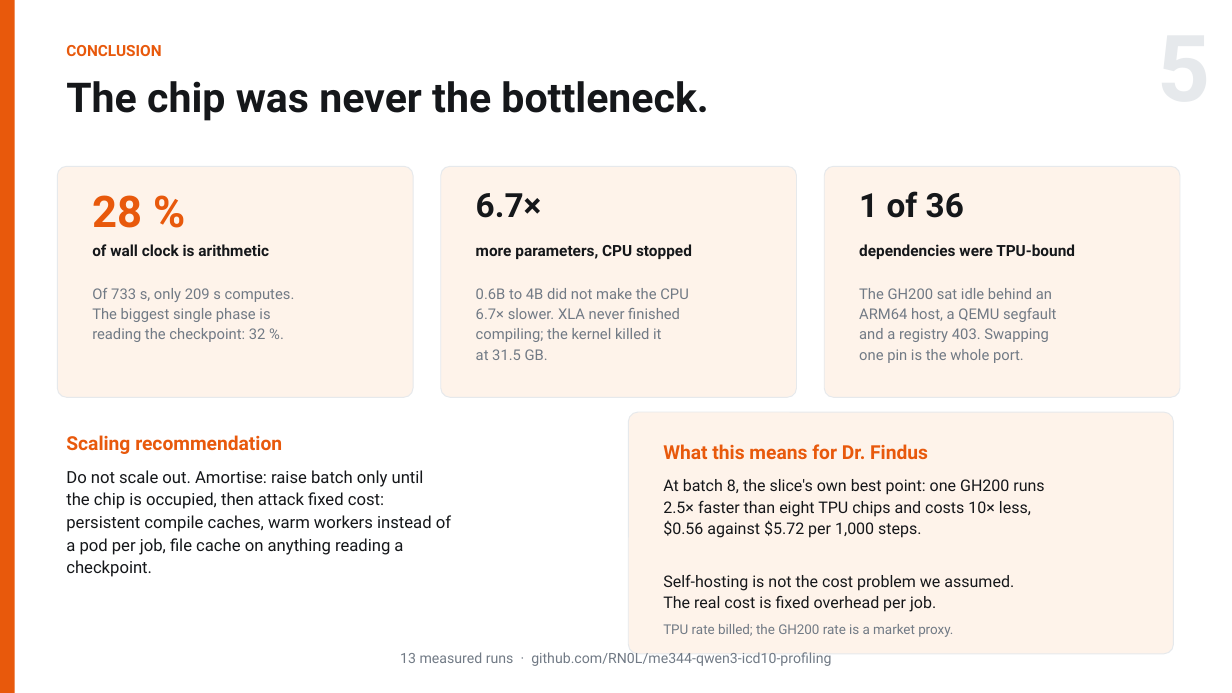
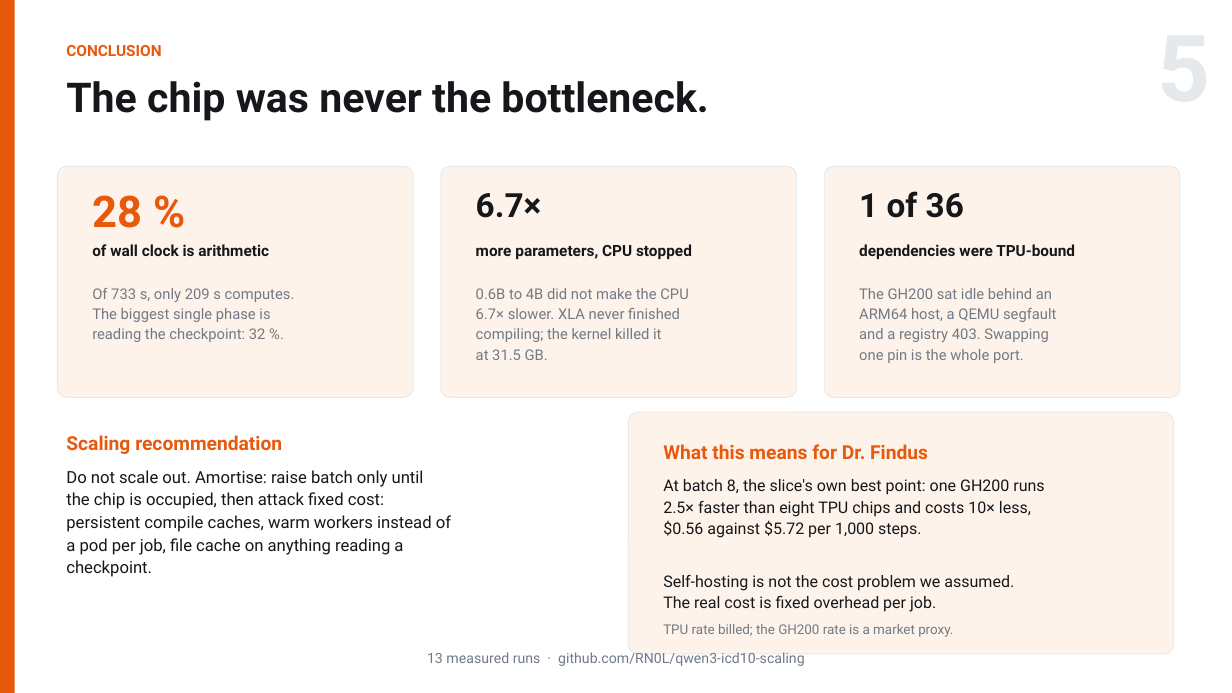
Before and after one commit to RN0L/qwen3-icd10-scaling, a slide deck: slide 5 of slides/ME344_Final_Arnold_Hambuch.pptx. Drawn at 1232x693 pixels with LibreOffice and Linux fonts; fonts in the diff are those of the drawing. Boxes give left, top, right and bottom in pixels: in the first picture for what was removed or moved away, otherwise in the second. Text is boxed around its words. In the diff, an @@ line names an element or a change of style, - is before the commit and + after.

Commit message:
Point the deck footer and the clone command at the current repo name
The repository was renamed, so the closing slide's footer and the clone command
in the README still named the old one. Deck and PDF rebuilt from the change.

```diff
--- a/slides/ME344_Final_Arnold_Hambuch.pptx
+++ b/slides/ME344_Final_Arnold_Hambuch.pptx
@@ text at (x1=427, y1=652, x2=805, y2=666): text changed @@
-13 measured runs · github.com/RN0L/me344-qwen3-icd10-profiling
+13 measured runs · github.com/RN0L/qwen3-icd10-scaling
```
Also in this commit, not shown: 3 other files.
